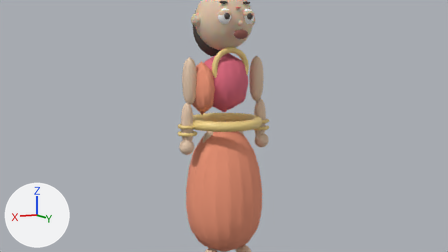
An edit to the Blender file content/stories/mahabharata/chapter-01-adi-parva/assets/blend/cast_princess.blend, drawn before and after from the same camera.
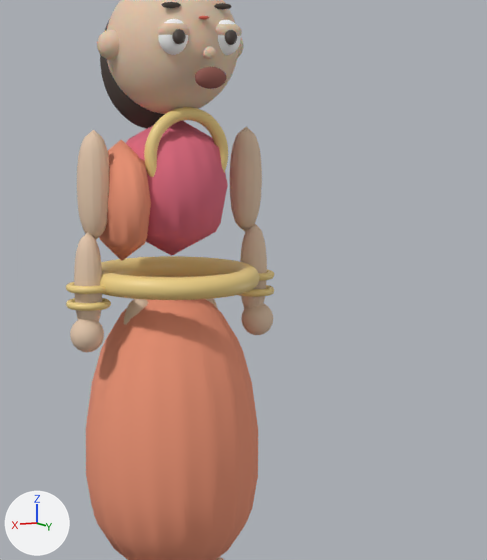
Old and new are each drawn from the file's camera 'CAM-hero' and again close up on the part from 33% to 81% of the width and 0% to 98% of the height. Arrows for +X, +Y and +Z are at lower left; the lights stay in place. The older version's two pictures come first.

The first close-up shows 'GEO-blouse', 'GEO-drape', 'GEO-eye-1', 'GEO-eye1', 'GEO-forearmL', 'GEO-forearmR', 'GEO-hairback', 'GEO-handL', 'GEO-handR', 'GEO-head', 'GEO-necklace', 'GEO-skirt', 'GEO-skirt-border', 'GEO-upperarmL', 'GEO-upperarmR' and 16 more.
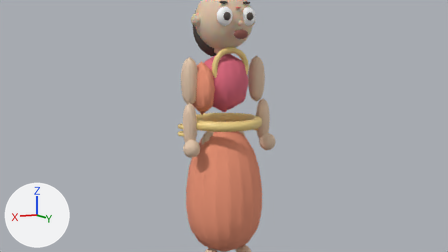
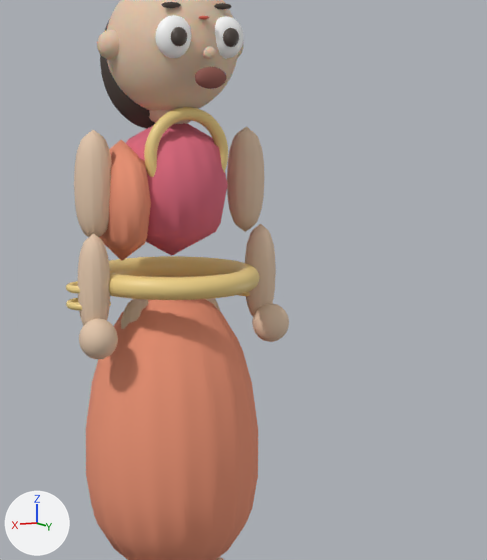
Pixel boxes (x1, y1, x2, y2) of what changed, in the close-ups (487 x 560 px):
'GEO-upperarmR', rescaled (12% wider): before (229, 127, 262, 232); after (227, 127, 264, 232)
'GEO-forearmL', moved, rescaled (17% wider): before (74, 232, 102, 322); after (77, 233, 110, 326)
'GEO-forearmR', moved, rescaled (14% wider, 7% taller): before (240, 223, 267, 309); after (245, 224, 276, 316)
'GEO-handL', reshaped (14% wider, 21% taller): before (70, 319, 104, 352); after (79, 319, 118, 359)
'GEO-handR', reshaped (15% wider, 25% taller): before (241, 304, 273, 335); after (252, 303, 289, 342)
'GEO-eye1', reshaped (19% wider, 19% taller): before (158, 19, 188, 55); after (155, 15, 191, 58)
'GEO-eye-1', reshaped (25% wider, 22% taller): before (218, 20, 241, 55); after (215, 16, 244, 59)
'GEO-neck', added (mostly hidden): after (149, 110, 192, 124)

The change, as a diff of the scene's bpy script:
```diff
--- a/content/stories/mahabharata/chapter-01-adi-parva/assets/blend/cast_princess.blend.py
+++ b/content/stories/mahabharata/chapter-01-adi-parva/assets/blend/cast_princess.blend.py
@@ me_sphere_002 @@
-me_sphere_002.from_pydata(...)  # 86 vertices, 96 faces; spans x 0.033..0.137, y 0.1464..0.2036, z 1.648..1.752
+me_sphere_002.from_pydata(...)  # 86 vertices, 96 faces; spans x 0.023..0.147, y 0.1409..0.2091, z 1.638..1.762
+# me_sphere_002 part 1: 86 vertices removed from x 0.033..0.137, y 0.1464..0.2036, z 1.648..1.752; 86 vertices added at x 0.023..0.147, y 0.1409..0.2091, z 1.638..1.762, forming a UV sphere (12 segments, 8 rings, poles along z)
 me_sphere_002.materials.append(mat_mat_face_eye)
@@ me_sphere_006 @@
-me_sphere_006.from_pydata(...)  # 86 vertices, 96 faces; spans x -0.137..-0.033, y 0.1464..0.2036, z 1.648..1.752
+me_sphere_006.from_pydata(...)  # 86 vertices, 96 faces; spans x -0.147..-0.023, y 0.1409..0.2091, z 1.638..1.762
+# me_sphere_006 part 2: 86 vertices removed from x -0.137..-0.033, y 0.1464..0.2036, z 1.648..1.752; 86 vertices added at x -0.147..-0.023, y 0.1409..0.2091, z 1.638..1.762, forming a UV sphere (12 segments, 8 rings, poles along z)
 me_sphere_006.materials.append(mat_mat_face_eye)
@@ me_cylinder_004 @@
-me_cylinder_004.from_pydata(...)  # 24 vertices, 14 faces; spans x 0.238..0.332, y -0.037..0.057, z 0.81..1.15
+me_cylinder_004.from_pydata(...)  # 24 vertices, 14 faces; spans x 0.231..0.339, y -0.004..0.104, z 0.81..1.15
+# me_cylinder_004 part 3: the whole mesh is scaled about its middle by (1.15, 1.15, 1), then moved by (0.0, 0.04, 0.0)
 me_cylinder_004.materials.append(mat_mat_princess_skin)
@@ me_sphere_012 @@
-me_sphere_012.from_pydata(...)  # 86 vertices, 96 faces; spans x 0.241..0.349, y -0.034..0.074, z 0.776..0.884
+me_sphere_012.from_pydata(...)  # 86 vertices, 96 faces; spans x 0.2338..0.3562, y 0.0388..0.1612, z 0.7688..0.8912
+# me_sphere_012 part 4: 86 vertices removed from x 0.241..0.349, y -0.034..0.074, z 0.776..0.884; 86 vertices added at x 0.2338..0.3562, y 0.0388..0.1612, z 0.7688..0.8912, forming a UV sphere (12 segments, 8 rings, poles along z)
 me_sphere_012.materials.append(mat_mat_princess_skin)
@@ me_cylinder_007 @@
-me_cylinder_007.from_pydata(...)  # 24 vertices, 14 faces; spans x -0.316..-0.204, y -0.056..0.056, z 1.09..1.45
+me_cylinder_007.from_pydata(...)  # 24 vertices, 14 faces; spans x -0.325..-0.195, y -0.065..0.065, z 1.09..1.45
+# me_cylinder_007 part 5: the whole mesh is scaled about its middle by (1.16, 1.16, 1)
 me_cylinder_007.materials.append(mat_mat_princess_skin)
@@ me_cylinder_008 @@
-me_cylinder_008.from_pydata(...)  # 24 vertices, 14 faces; spans x -0.332..-0.238, y -0.037..0.057, z 0.81..1.15
+me_cylinder_008.from_pydata(...)  # 24 vertices, 14 faces; spans x -0.339..-0.231, y -0.004..0.104, z 0.81..1.15
+# me_cylinder_008 part 6: the whole mesh is scaled about its middle by (1.15, 1.15, 1), then moved by (0.0, 0.04, 0.0)
 me_cylinder_008.materials.append(mat_mat_princess_skin)
@@ me_sphere_013 @@
-me_sphere_013.from_pydata(...)  # 86 vertices, 96 faces; spans x -0.349..-0.241, y -0.034..0.074, z 0.776..0.884
+me_sphere_013.from_pydata(...)  # 86 vertices, 96 faces; spans x -0.3562..-0.2338, y 0.0388..0.1612, z 0.7688..0.8912
+# me_sphere_013 part 7: 86 vertices removed from x -0.349..-0.241, y -0.034..0.074, z 0.776..0.884; 86 vertices added at x -0.3562..-0.2338, y 0.0388..0.1612, z 0.7688..0.8912, forming a UV sphere (12 segments, 8 rings, poles along z)
 me_sphere_013.materials.append(mat_mat_princess_skin)
@@ ob_geo_neck @@
+ob_geo_neck = bpy.data.objects.new('GEO-neck', me_cylinder_002_1)  # a 12-sided cylinder along z spanning x -0.09..0.09, y -0.09..0.09, z 1.41..1.65; in mat_mat_princess_skin (beige #e5c8ad); modifiers SUBSURF
+ob_geo_neck.location = (0.0, 0.0, 0.0)
```
